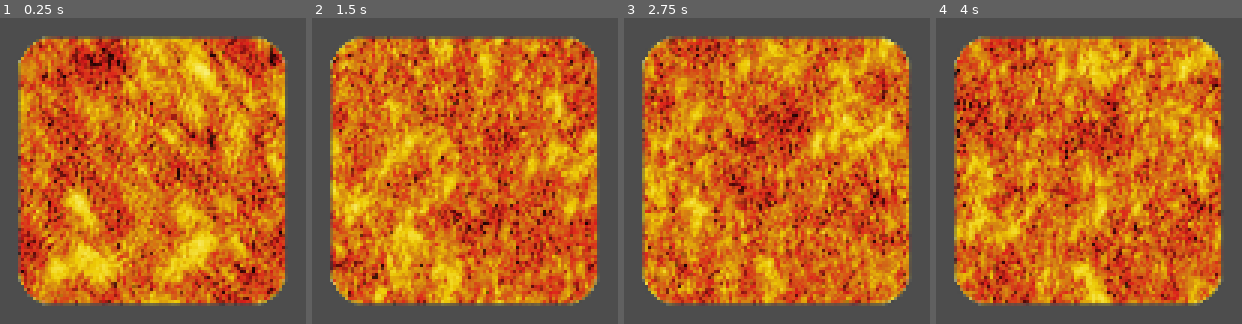
Above: before the commit, frames 1-4 (left to right).
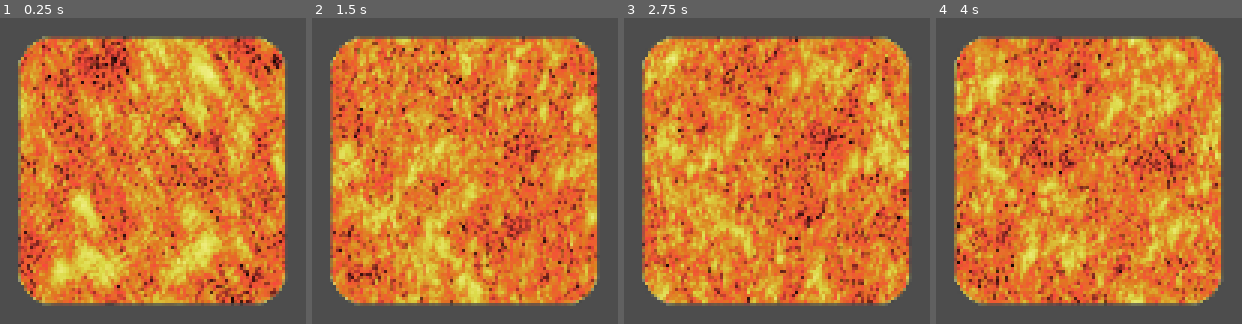
Above: after the commit, the same moments.

Repository: SytonK/shaders
Game: Godot game, scene res://src/fire shader/fire_shader.tscn
Same seed, same stepped clock (60 frames per second), same inputs: the game is played once before the commit and once after it. The project has no main scene, so this scene is started directly. The engine's default icon, where the game draws it, is replaced by a stand-in: a white triangle on a blue panel in a dark square.
Inputs:
- Up to frame 1 (0.25 s): no input
- Up to frame 2 (1.5 s): no input
- Up to frame 3 (2.75 s): no input
- Up to frame 4 (4 s): no input

The runs differ from the first frame. In frame 1, 63% of the frame differs, in the area x 5-94%, y 5-95%; in frame 2, 63%; in frame 3, 63%; in frame 4, 64%.

Commit message:
change base param for fire input

Diff:
--- a/src/fire shader/fire_gradiant.tres
+++ b/src/fire shader/fire_gradiant.tres
@@ -2,7 +2,7 @@
 
 [sub_resource type="Gradient" id="Gradient_y7s5x"]
 offsets = PackedFloat32Array(0.00574713, 0.245902, 0.54918, 0.754098, 0.92623, 1)
-colors = PackedColorArray(0, 0, 0, 0, 1, 1, 0.682353, 1, 0.941176, 0.815686, 0.0156863, 1, 0.812591, 0.452121, 0.0880264, 1, 0.886275, 0.113725, 0.113725, 1, 0, 0, 0, 1)
+colors = PackedColorArray(0, 0, 0, 0, 1, 1, 0.682353, 1, 0.857415, 0.847383, 0.258353, 1, 0.871826, 0.490887, 0.116534, 1, 0.98375, 0.285561, 0.244184, 1, 0, 0, 0, 1)
 
 [resource]
 gradient = SubResource("Gradient_y7s5x")
--- a/src/fire shader/fire_shader.tscn
+++ b/src/fire shader/fire_shader.tscn
@@ -7,8 +7,8 @@
 
 [sub_resource type="ShaderMaterial" id="ShaderMaterial_8wj2j"]
 shader = ExtResource("1_yk3wv")
-shader_parameter/scroll_speed0 = Vector2(0.3, 0.3)
-shader_parameter/scroll_speed1 = Vector2(0.2, 0.2)
+shader_parameter/scroll_speed0 = Vector2(0.23, 0.28)
+shader_parameter/scroll_speed1 = Vector2(0.15, 0.17)
 shader_parameter/base_intensity = 0.0
 shader_parameter/intencity_factor = 1.0
 shader_parameter/noise_pattern = ExtResource("2_t57q0")
